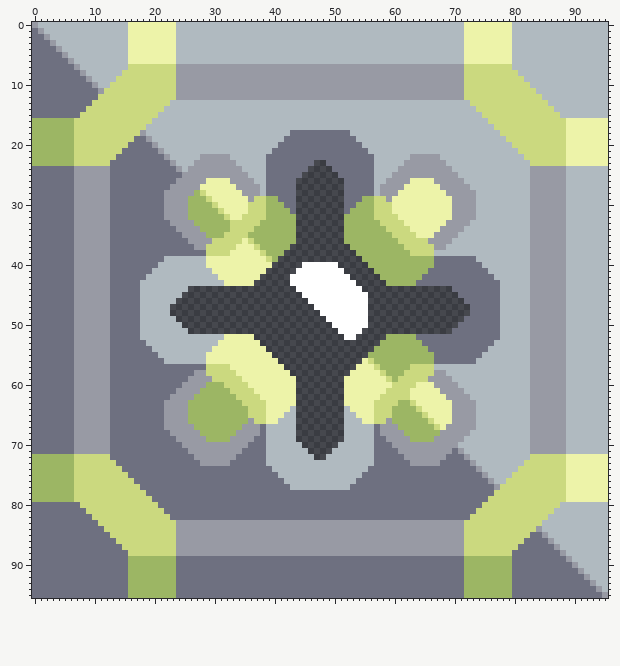
Two states of a sprite sheet, assets/sprites/blocks/crafting/oil-rafinery.png. That is the earlier state.
The file is 96x96 pixels.
The result:
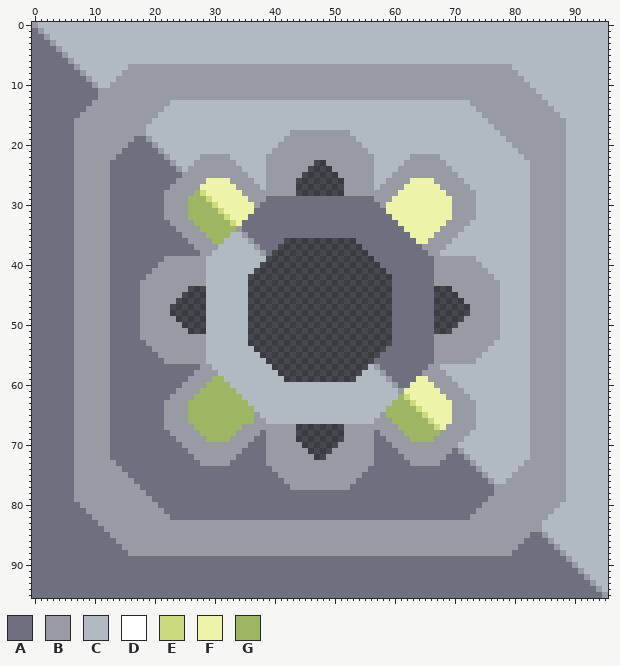
Palette (. is transparent): A #6e7080  B #989aa4  C #b0bac0  D #ffffff  E #cbd97f  F #edf3a9  G #9cb664
Change:
Changed rows in their new state; - is an unchanged pixel.
first column x 0:
 0 ----------------CCCCCCCC------------------------------------------------CCCCCCCC----------------
 1 ----------------CCCCCCCC------------------------------------------------CCCCCCCC----------------
 2 ----------------CCCCCCCC------------------------------------------------CCCCCCCC----------------
 3 ----------------CCCCCCCC------------------------------------------------CCCCCCCC----------------
 4 ----------------CCCCCCCC------------------------------------------------CCCCCCCC----------------
 5 ----------------CCCCCCCC------------------------------------------------CCCCCCCC----------------
 6 ----------------CCCCCCCC------------------------------------------------CCCCCCCC----------------
 7 ----------------BBBBBBBB------------------------------------------------BBBBBBBB----------------
 8 ---------------BBBBBBBBB------------------------------------------------BBBBBBBBB---------------
 9 --------------BBBBBBBBBB------------------------------------------------BBBBBBBBBB--------------
10 -------------BBBBBBBBBBB------------------------------------------------BBBBBBBBBBB-------------
11 ------------BBBBBBBBBBBB------------------------------------------------BBBBBBBBBBBB------------
12 -----------BBBBBBBBBBBBB------------------------------------------------BBBBBBBBBBBBB-----------
13 ----------BBBBBBBBBBBBB--------------------------------------------------BBBBBBBBBBBBB----------
14 ---------BBBBBBBBBBBBB----------------------------------------------------BBBBBBBBBBBBB---------
15 --------BBBBBBBBBBBBB------------------------------------------------------BBBBBBBBBBBBB--------
16 AAAAAAABBBBBBBBBBBBB--------------------------------------------------------BBBBBBBBBBBBBCCCCCCC
17 AAAAAAABBBBBBBBBBBB----------------------------------------------------------BBBBBBBBBBBBCCCCCCC
18 AAAAAAABBBBBBBBBBB-------------------------BBBBBBBBBB-------------------------BBBBBBBBBBBCCCCCCC
19 AAAAAAABBBBBBBBBB-------------------------BBBBBBBBBBBB-------------------------BBBBBBBBBBCCCCCCC
20 AAAAAAABBBBBBBBB-------------------------BBBBBBBBBBBBBB-------------------------BBBBBBBBBCCCCCCC
21 AAAAAAABBBBBBBB-------------------------BBBBBBBBBBBBBBBB-------------------------BBBBBBBBCCCCCCC
22 AAAAAAABBBBBBB-------------------------BBBBBBBBBBBBBBBBBB-------------------------BBBBBBBCCCCCCC
23 AAAAAAABBBBBB--------------------------BBBBBBBB--BBBBBBBB--------------------------BBBBBBCCCCCCC
24 ---------------------------------------BBBBBBB----BBBBBBB---------------------------------------
25 ---------------------------------------BBBBBB------BBBBBB---------------------------------------
26 ---------------------------------------BBBBB--------BBBBB---------------------------------------
27 ---------------------------------------BBBBB--------BBBBB---------------------------------------
28 --------------------------------------BBBBBB--------BBBBBB--------------------------------------
29 -------------------------------------BBAA---AAAAAAAA---AABB-------------------------------------
30 ------------------------------------FBAAAA--AAAAAAAA--AAAABF------------------------------------
31 ------------------------------------FAAAAAA-AAAAAAAA-AAAAAAF------------------------------------
32 -----------------------------------FAAAAAAAAAAAAAAAAAAAAAAAAF-----------------------------------
33 ----------------------------------FAAAAAAAAAAAAAAAAAAAAAAAAAAF----------------------------------
34 ---------------------------------GBAAAAAAAAAAAAAAAAAAAAAAAAAAAF---------------------------------
35 --------------------------------GCCBAAAAAAAAAAAAAAAAAAAAAAAAAAAF--------------------------------
36 ------------------------------GGCCCCBAAAAA..--------..AAAAAAAAAAFF------------------------------
37 -----------------------------BBCCCCCCBAAA..----------..AAAAAAAAAABB-----------------------------
38 ----------------------------BBCCCCCCCCBA..------------..AAAAAAAAAABB----------------------------
39 ----------------------BBBBBBBCCCCCCCCCC..--------------..AAAAAAAAAABBBBBBB----------------------
40 ---------------------BBBBBBBBCCCCCCCCC..-----......-----..AAAAAAAAABBBBBBBB---------------------
41 --------------------BBBBBBBBB-CCCCCCC..-----........-----..AAAAAAA-BBBBBBBBB--------------------
42 -------------------BBBBBBBBBB--CCCCC..-----..........-----..AAAAA--BBBBBBBBBB-------------------
43 ------------------BBBBBBBBBBB---CCCC.------...........-----.AAAA---BBBBBBBBBBB------------------
44 ------------------BBBBBBBB---CCCCCCC--------...........-----AAAAAAA---BBBBBBBB------------------
45 ------------------BBBBBBB----CCCCCCC---------...........----AAAAAAA----BBBBBBB------------------
46 ------------------BBBBBB-----CCCCCCC----------..........----AAAAAAA-----BBBBBB------------------
47 ------------------BBBBB------CCCCCCC-----------.........----AAAAAAA------BBBBB------------------
48 ------------------BBBBB------CCCCCCC------------........----AAAAAAA------BBBBB------------------
49 ------------------BBBBBB-----CCCCCCC-------------.......----AAAAAAA-----BBBBBB------------------
50 ------------------BBBBBBB----CCCCCCC--------------......----AAAAAAA----BBBBBBB------------------
51 ------------------BBBBBBBB---CCCCCCC---------------....-----AAAAAAA---BBBBBBBB------------------
52 ------------------BBBBBBBBBBB---CCCC.---------------..-----.AAAA---BBBBBBBBBBB------------------
53 -------------------BBBBBBBBBB--CCCCC..--------------------..AAAAA--BBBBBBBBBB-------------------
54 --------------------BBBBBBBBB-CCCCCCC..------------------..AAAAAAA-BBBBBBBBB--------------------
55 ---------------------BBBBBBBBCCCCCCCCC..----------------..AAAAAAAAABBBBBBBB---------------------
56 ----------------------BBBBBBBCCCCCCCCCC..--------------..AAAAAAAAAABBBBBBB----------------------
57 ----------------------------BBCCCCCCCCCC..------------..CBAAAAAAAABB----------------------------
58 -----------------------------BBCCCCCCCCCC..----------..CCCBAAAAAABB-----------------------------
59 ------------------------------GGCCCCCCCCCC..--------..CCCCCBAAAAFF------------------------------
60 --------------------------------GCCCCCCCCCCCCCCCCCCCCCCCCCCCBAAF--------------------------------
61 ---------------------------------GCCCCCCCCCCCCCCCCCCCCCCCCCCCBF---------------------------------
62 ----------------------------------GCCCCCCCCCCCCCCCCCCCCCCCCCCG----------------------------------
63 -----------------------------------GCCCCCCCCCCCCCCCCCCCCCCCCG-----------------------------------
64 ------------------------------------GCCCCCC-CCCCCCCC-CCCCCCG------------------------------------
65 ------------------------------------GBCCCC--CCCCCCCC--CCCCBG------------------------------------
66 ------------------------------------GBBCC---CCCCCCCC---CCBB-------------------------------------
67 --------------------------------------BBBBBB--------BBBBBB--------------------------------------
68 ---------------------------------------BBBBB--------BBBBB---------------------------------------
69 ---------------------------------------BBBBB--------BBBBB---------------------------------------
70 ---------------------------------------BBBBBB------BBBBBB---------------------------------------
71 ---------------------------------------BBBBBBB----BBBBBBB---------------------------------------
72 AAAAAAABBBBBB--------------------------BBBBBBBB--BBBBBBBB--------------------------BBBBBBCCCCCCC
73 AAAAAAABBBBBBB-------------------------BBBBBBBBBBBBBBBBBB-------------------------BBBBBBBCCCCCCC
74 AAAAAAABBBBBBBB-------------------------BBBBBBBBBBBBBBBB-------------------------BBBBBBBBCCCCCCC
75 AAAAAAABBBBBBBBB-------------------------BBBBBBBBBBBBBB-------------------------BBBBBBBBBCCCCCCC
76 AAAAAAABBBBBBBBBB-------------------------BBBBBBBBBBBB-------------------------BBBBBBBBBBCCCCCCC
77 AAAAAAABBBBBBBBBBB-------------------------BBBBBBBBBB-------------------------BBBBBBBBBBBCCCCCCC
78 AAAAAAABBBBBBBBBBBB----------------------------------------------------------BBBBBBBBBBBBCCCCCCC
79 AAAAAAABBBBBBBBBBBBB--------------------------------------------------------BBBBBBBBBBBBBCCCCCCC
80 --------BBBBBBBBBBBBB------------------------------------------------------BBBBBBBBBBBBB--------
81 ---------BBBBBBBBBBBBB----------------------------------------------------BBBBBBBBBBBBB---------
82 ----------BBBBBBBBBBBBB--------------------------------------------------BBBBBBBBBBBBB----------
83 -----------BBBBBBBBBBBBB------------------------------------------------BBBBBBBBBBBBB-----------
84 ------------BBBBBBBBBBBB------------------------------------------------BBBBBBBBBBBB------------
85 -------------BBBBBBBBBBB------------------------------------------------BBBBBBBBBBB-------------
86 --------------BBBBBBBBBB------------------------------------------------BBBBBBBBBB--------------
87 ---------------BBBBBBBBB------------------------------------------------BBBBBBBBB---------------
88 ----------------BBBBBBBB------------------------------------------------BBBBBBBB----------------
89 ----------------AAAAAAAA------------------------------------------------AAAAAAAA----------------
90 ----------------AAAAAAAA------------------------------------------------AAAAAAAA----------------
91 ----------------AAAAAAAA------------------------------------------------AAAAAAAA----------------
92 ----------------AAAAAAAA------------------------------------------------AAAAAAAA----------------
93 ----------------AAAAAAAA------------------------------------------------AAAAAAAA----------------
94 ----------------AAAAAAAA------------------------------------------------AAAAAAAA----------------
95 ----------------AAAAAAAA------------------------------------------------AAAAAAAA----------------
